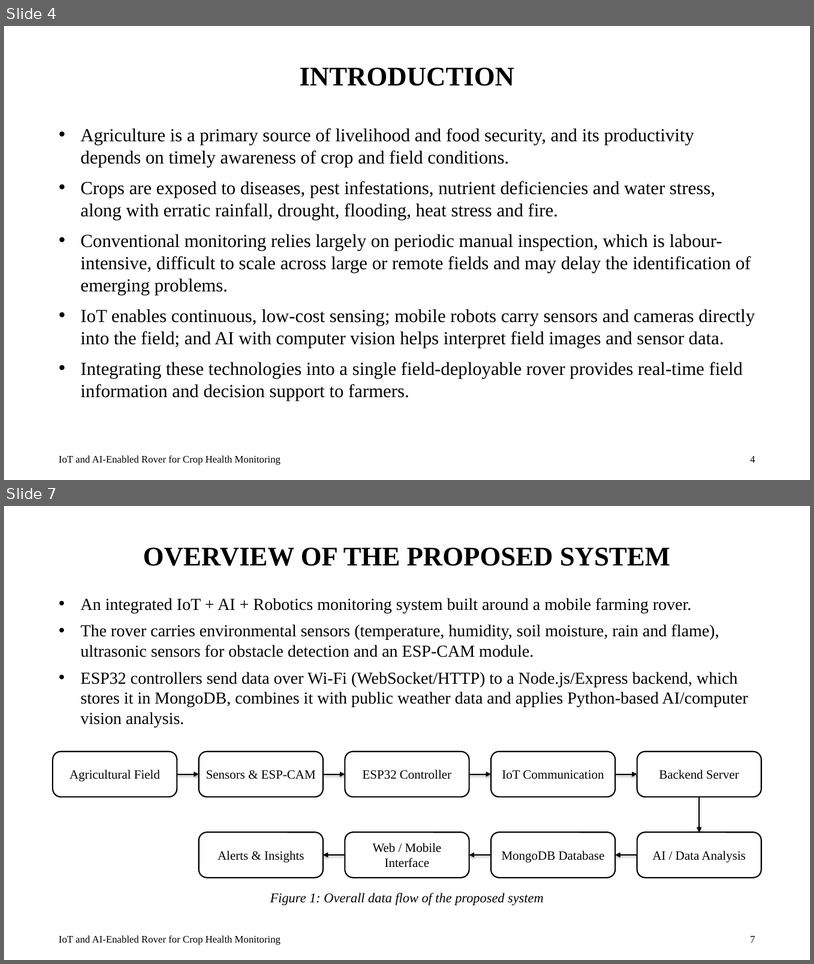
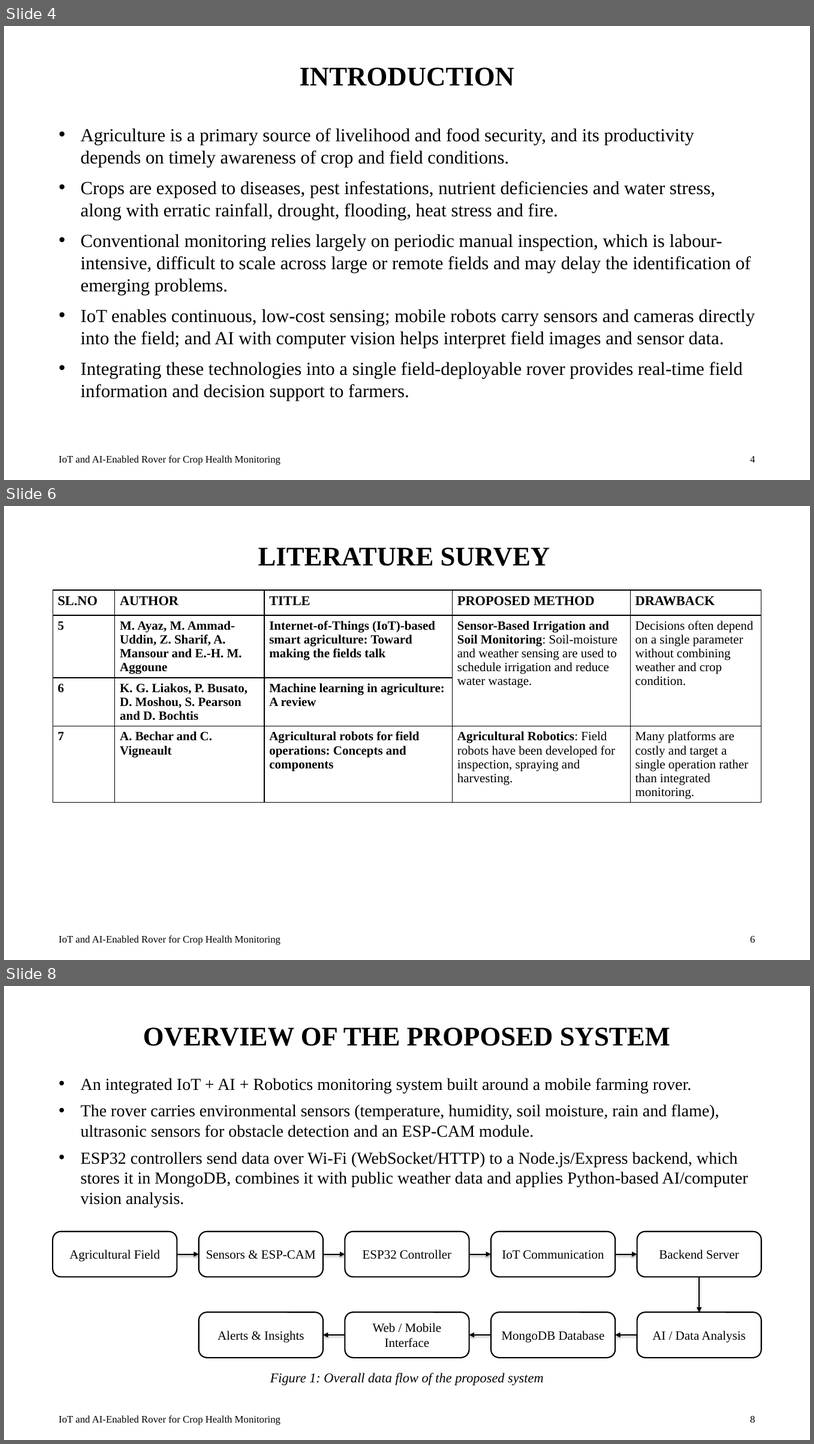
Before and after one commit to shreymusician/mini-project, a slide deck: presentation/Final PPT.pptx. Shown one above the other, each under a label of ours: slides 4 and 7 before the commit, slides 4, 6 and 8 after it; the slides between them are not shown. The pictures are 814x964 and 814x1444 pixels, drawn with LibreOffice and Linux fonts; fonts in the diff are those of the drawing. Boxes give left, top, right and bottom in pixels: in the first picture for what was removed or moved away, otherwise in the second. Text is boxed around its words. In the diff, an @@ line names an element or a change of style, - is before the commit and + after.

Commit message:
Updated Literature Survey

```diff
--- a/presentation/Final PPT.pptx
+++ b/presentation/Final PPT.pptx
@@ slide 6 added at (x1=4, y1=506, x2=810, y2=960), background #FFFFFF @@
@@ title added at (x1=258, y1=547, x2=551, y2=566), 32 pt, text #000000, bold @@
+LITERATURE SURVEY
@@ table added at (x1=53, y1=590, x2=762, y2=817), 4 rows, 5 columns @@
+SL.NO | AUTHOR | TITLE | PROPOSED METHOD | DRAWBACK
+5 | M. Ayaz, M. Ammad-Uddin, Z. Sharif, A. Mansour and E.-H. M. Aggoune | Internet-of-Things (IoT)-based smart agriculture: Toward making the fields talk | Sensor-Based Irrigation and Soil Monitoring: Soil-moisture and weather sensing are used to schedule irrigation and reduce water wastage. | Decisions often depend on a single parameter without combining weather and crop condition.
+6 | K. G. Liakos, P. Busato, D. Moshou, S. Pearson and D. Bochtis | Machine learning in agriculture: A review |  | 
+7 | A. Bechar and C. Vigneault | Agricultural robots for field operations: Concepts and components | Agricultural Robotics: Field robots have been developed for inspection, spraying and harvesting. | Many platforms are costly and target a single operation rather than integrated monitoring.
@@ text added at (x1=59, y1=935, x2=281, y2=945), 12 pt, text #000000 @@
+IoT and AI-Enabled Rover for Crop Health Monitoring
@@ page number added at (x1=750, y1=936, x2=755, y2=942), 12 pt, text #000000 @@
+6
@@ what was slide 7 is now slide 8 @@
@@ page number at (x1=750, y1=1416, x2=755, y2=1422): text changed @@
-7
+8
```
Also in this commit, not shown: 2 slides changed.
